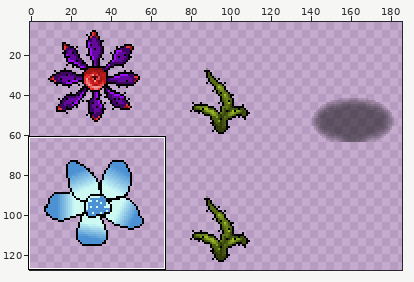
Sprite sheet: media/evil_flower.png. Above, an overview of the earlier version with the close-up marked.
Close-up. Before the commit:
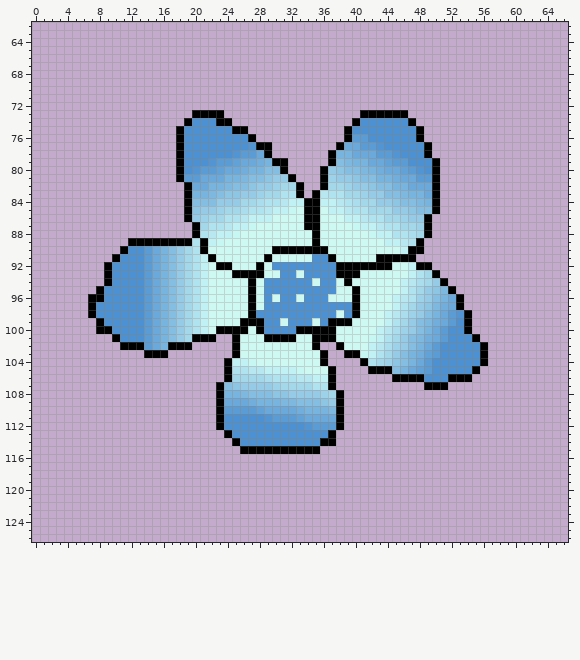
The file is 256x128 pixels. Pixels under 10% opacity are left out. Colours within 5 levels of each other are drawn and written as one. Shown: x 0..66, y 62..126. The wide view leaves out empty margins.
Once edited:
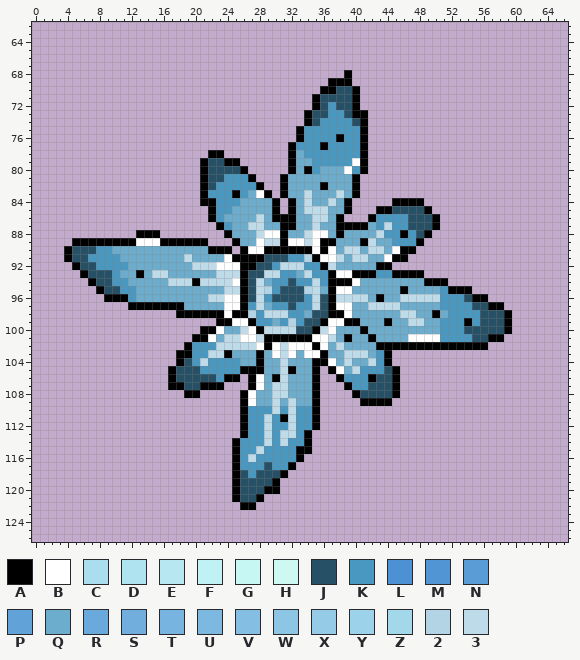
Palette (. is transparent): A #000000  B #ffffff  C #aaddee  D #b0e3f0  E #b7e8f1  F #c0f1f4  G #c7f7f3  H #cdf9f2  J #265066  K #4898c2  L #4b91d3  M #5195d5  N #5a9dd6  P #61a2d9  Q #6cadce  R #69a9db  S #71aedd  T #77b4df  U #7db8e1  V #85bee3  W #8dc5e5  X #95cbe7  Y #9cd3ea  Z #a3d8eb  2 #b2d4e5  3 #bedbe9
Edits made:
@@ x 0..66 @@
  67 ...................................................................
- 68 ...................................................................
- 69 ...................................................................
- 70 ...................................................................
- 71 ...................................................................
- 72 ...................................................................
- 73 ....................AAAA.................AAAAAA....................
- 74 ...................ALLLAA...............ALLLLLLA...................
- 75 ..................ALLLLLLAA............ALLLLLLLLA..................
- 76 ..................ALLLLLLLLA...........ANNLLLLLLA..................
- 77 ..................ALLLLLLLLMAA........ARRNNMLLLLLA.................
- 78 ..................ALLLLLLMNNRA.......ATTRRRNNMLLLA.................
- 79 ..................ALLLMNNPRRSTAA.....AVUTTRRPNNLLLA................
- 80 ..................ALMNNPRRSTTVVA....AXWVVUTSRRPNMLA................
- 81 ..................ANNRRRTTUVVWXXA...AYXXWVVTTSRRNNA................
- 82 ...................ARRTTUVVWXXYZZA..AZZYXXWVVTTRRRA................
- 83 ...................ATTUVWWXXYZZDDA.AEDDZZYXXVVUTTRA................
- 84 ...................AVVVXXXZZCDDEFFAAFFEDCZZXXWVVUTA................
- 85 ...................AWXXYZZCDDEFFGHAAHFFEDDZZZXXWVVA................
- 86 ...................AXYZZDDEFFFHHHHAAHHHFFEDDZZYXXA.................
- 87 ....................AZDDEFFGHHHHHHAAHHHHGFFEDDZZYA.................
- 88 ....................ADEFFGHHHHHHHHHAHHHHHHGFFDDCZA.................
- 89 ............AAAAAAAADAFGHHHHHHHHHHHAHHHHHHHHFFEDA..................
- 90 ...........ALLNRTVXZDAHHHHHHHHAAAAAAAHHHHHHHHHFAA..................
- 91 ..........ALLLNRTVXZDFAHHHHHHAHHHHHLLAHHHHHAAAAA...................
- 92 .........ALLLLNRTVXZDFHAAHHHAHLLLLLLLLAAAAAAAHHFAA.................
- 93 .........ALLLLNRTVXZDFHHHAAAAHHLLHLLLLAAAHHHHHHFDZA................
- 94 .........ALLLLNRTVXZDFHHHHHAHLLLLLLHLLHAHHHHHHFECZXA...............
- 95 ........ALLLLLNRTVXZDFHHHHHAHLLLLLLLLLHHAHHHHHFDZXWUA..............
- 96 .......AALLLLLNRTVXZDFHHHHHAHLHLLHLLLHHHAHHHHFEDYXVTRA.............
- 97 .......ALLLLLLNRTVXZDFHHHHHAHLLLLLLLLLLLAHHHHFDZXWUSRA.............
- 98 .......ALLLLLLNRTVXZDFHHHHHALLLLLLLLLLHLAHHHFECYXVTRNMA............
- 99 ........ALLLLLNRTVXZDFHHHHAAALLHLLLHLAAAHHHHFDZXVUSRNLA............
-100 ........AALLLLNRTVXZDFHAAAAHALLLLAAAAAHHHHHFECYXVTRNLLA............
-101 ..........ALLLNRTVXZAAA..AHHHAAAAHHAAAHHHHGFDZXVUSRNLLLA...........
-102 ...........AAANRTAAA.....AHHHHHHHHHA..AHHHFECYXVTRNLLLLLA..........
-103 ..............AAA........AHHHHHHHHHHA..AAGFDZXVTSPNLLLLLA..........
-104 ........................AFFGHHHHHHHHA....ADZYWVTRNLLLLLLA..........
-105 ........................ADDEEFFFFGHHHA....AAAVTRPNLLLLLA...........
-106 ........................AZZZZCDDDEEFFA.......AAAALLLAAA............
-107 .......................AVWXXXXYZZZZDDA...........AAA...............
-108 .......................ATTUVVVWWXXXXYZA............................
-109 .......................ARRRSTTTUUVVVWXA............................
-110 .......................ANNNNPRRRRSTTTUA............................
-111 .......................ALLLLLMNNNPRRRRA............................
-112 .......................ALLLLLLLLLLMNNNA............................
-113 ........................ALLLLLLLLLLLLA.............................
-114 .........................ALLLLLLLLLLAA.............................
-115 ..........................AAAAAAAAAA...............................
-116 ...................................................................
-117 ...................................................................
-118 ...................................................................
-119 ...................................................................
-120 ...................................................................
-121 ...................................................................
-122 ...................................................................
+ 68 .......................................A...........................
+ 69 .....................................AAA...........................
+ 70 ....................................AAJJA..........................
+ 71 ...................................AJJJJA..........................
+ 72 ...................................AJKJJA..........................
+ 73 ..................................AJJKKJAA.........................
+ 74 ..................................AJKKKKJA.........................
+ 75 .................................AKKKKKKKA.........................
+ 76 .................................AKKKKAKKA.........................
+ 77 ................................AKKKAKKKKA.........................
+ 78 ......................AA........AQKKKKKKKA.........................
+ 79 .....................AJJAA......AQQKKKKKBA.........................
+ 80 .....................AJJJJA.....AQAKQQQBKA.........................
+ 81 .....................AJJKKKA...AQQQQQQQQA..........................
+ 82 .....................AJKKKKKA..AQQQQAQQQA..........................
+ 83 .....................AKKKAKQBA.AQQ3QQQ3QA..........................
+ 84 .....................AAKKKQQQQA.AQ3QQ3QA.....AAAA..................
+ 85 ......................AKKQQQQQA.AQ333QQA...AAJJJJA.................
+ 86 ......................AKQQQQ3QAAAQQ33QA...AKKKKJJJA................
+ 87 .......................AKQQ33QQAAQQ3QQAAAAQK3KKJJJA................
+ 88 .............AAA........AQQQ3BBAQQ3BBQAQQQQ3KKAKJA.................
+ 89 .....AAAAAAAABBBAAAAAA...AQQB33ABB3BAAQQQA3QQKKKA..................
+ 90 ....AJJJKKQQQQQQQQQQQQAAA.ABBAAAAAABABQ33Q33QBAA...................
+ 91 ....AJJKKKKQQQQQQQQ3QQQQBAAAAJJJKK2ABB3Q33QQBAA....................
+ 92 .....AJJKKKKQQQQQQQQ333BBBAAJJK333KKA3QQQQQAA......................
+ 93 ......AJJJKQQAQ33QQQQQQ333AJJ33KKQ3KKABBAAAKKAAAA..................
+ 94 .......AJJKKQQQQQ333A3333BAJ3QKKJKK3KAAABQQQQQQQQAAA...............
+ 95 ........AJJKKQQQQQQQQQQQ33AJ32KJJJ23QABBQQQQQQAQQQQKAAA............
+ 96 .........AAAKQQQQQQQQQ33BBAJ3KJJJJK3JA3333QAQQ33333KKKJAA..........
+ 97 ............AAAAAAAQQQQQBBAK3QKKJKK3JABBQQ3333QQQQQKKKKJJAA........
+ 98 ..................AAAAAABAA2K333KKQJJAABQQQQQQ33QQAQKKKKJJJA.......
+ 99 .......................AABBAKKQK2KJJABBAAQQQAQQ33QQKKKAKJJJA.......
+100 .....................AABQQ3BA3333JJA3BQQQAQQQQQQQQQKKKJJJJJA.......
+101 ....................AABQ33BB3AAAAAABB3QAQQAQQQQBBBBKKKKJJAA........
+102 ...................AKKK33333BAB3BBBABQ3QQQQAAAAAAAAAAAAAA..........
+103 ..................AAKK33AQQQAQB3BQBBAQQ333QKA......................
+104 ..................AJK3KKKKQQAQQ3QQQAABQ3QQ3KA......................
+105 .................AJJJKKKKKAAAQQ3AQQA.ABQ3KKKJA.....................
+106 .................AJJJJJKAA.ABQA3QQQA..AKKKAJJA.....................
+107 .................AAJJAAA...ABQ33QQQA...AKKJJJA.....................
+108 ...................AA.....ABQQ33QQQA....AJJJJA.....................
+109 ..........................ABQQ3Q3QQA.....AAAA......................
+110 ..........................AKKK3K3KKA...............................
+111 ..........................AKK3KA3KKA...............................
+112 ..........................AKK3KK3KKA...............................
+113 ..........................AKK3K33KA................................
+114 .........................AKKK3K3KKA................................
+115 .........................AKK3KKKKAA................................
+116 .........................AK3KKKKKA.................................
+117 .........................AKKKJKKA..................................
+118 .........................AJKJJJA...................................
+119 .........................AJJJJA....................................
+120 .........................AJJJAA....................................
+121 .........................AJJA......................................
+122 ..........................AA.......................................
 123 ...................................................................
Changed places in both close-ups, as pixel boxes (x1, y1, x2, y2):
changed: (64, 70, 512, 510)
